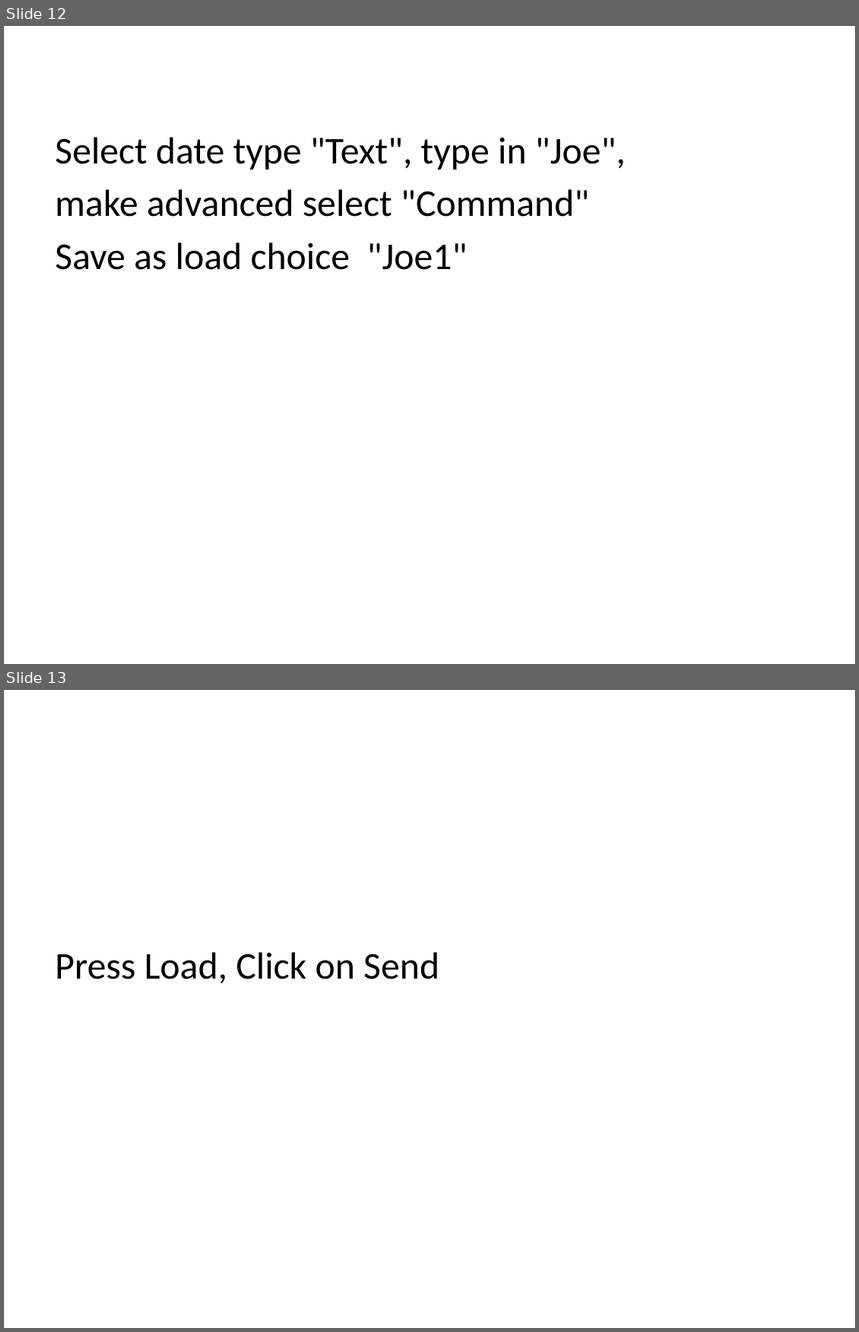
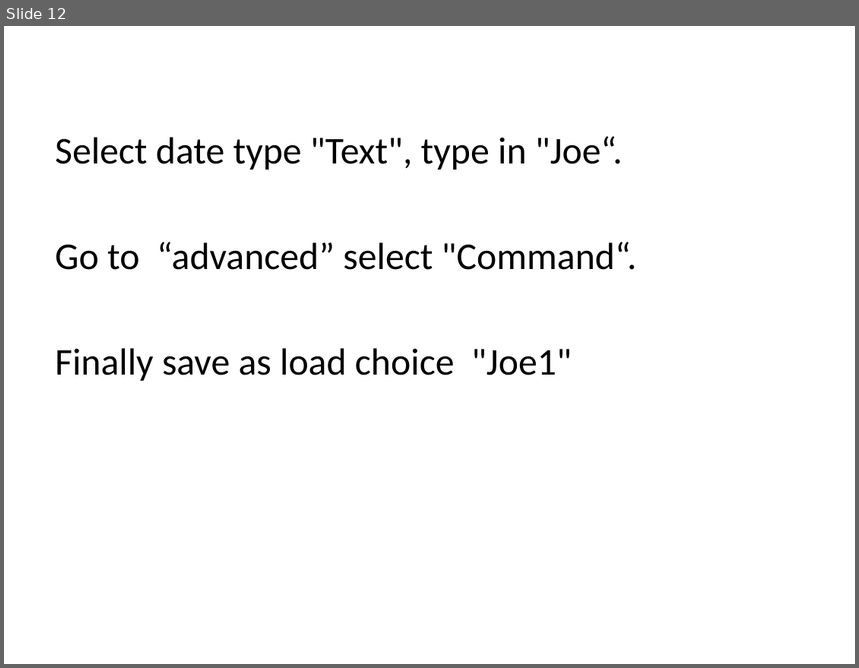
Before and after one commit to jmkuss/BLE_Nano2_Demo, a slide deck: PresentationCues.pptx. Shown one above the other, each under a label of ours: slides 12 and 13 before the commit, slide 12 after it. The pictures are 859x1332 and 859x668 pixels, drawn with LibreOffice and Linux fonts; fonts in the diff are those of the drawing. Boxes give left, top, right and bottom in pixels: in the first picture for what was removed or moved away, otherwise in the second. Text is boxed around its words. In the diff, an @@ line names an element or a change of style, - is before the commit and + after.

```diff
--- a/PresentationCues.pptx
+++ b/PresentationCues.pptx
@@ slide 13 removed at [4, 690, 855, 1328], background #FFFFFF @@
@@ text removed at [55, 952, 439, 983] @@
-Press Load, Click on Send
@@ slide 12 changed as well @@
@@ text at [55, 136, 637, 381]: text changed @@
-Select date type "Text", type in "Joe",
-make advanced select "Command"
-Save as load choice "Joe1"
+Select date type "Text", type in "Joe“.
+Go to “advanced” select "Command“.
+Finally save as load choice "Joe1"
```
Also in this commit, not shown: 14 other slides changed, 3 other files.
